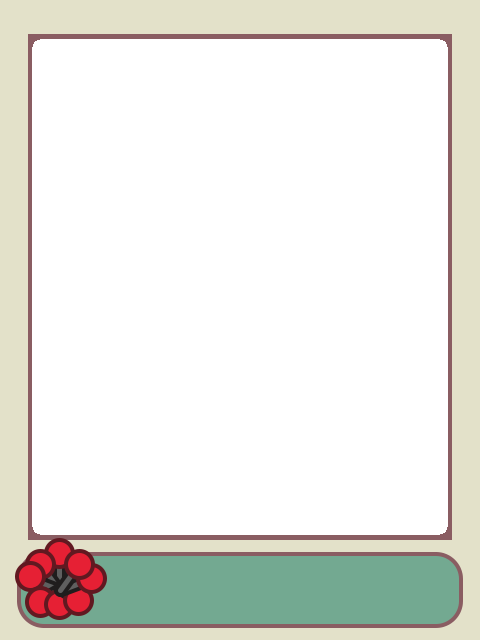
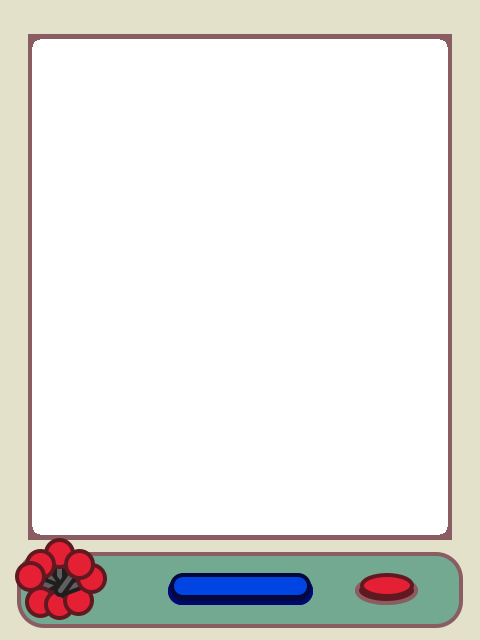
The second 480x640 image is a revision of the first. Changes to its layers:
added group "Buttons" with 4 layers above "Joystick" over [left=168, top=573, right=418, bottom=605]
added layer "BlueButtonUp" in group "Buttons" over [left=168, top=573, right=313, bottom=605]
added layer "BlueButtonDown" in group "Buttons" over [left=168, top=577, right=313, bottom=605]
added layer "RedButtonUp" in group "Buttons" over [left=355, top=573, right=418, bottom=605]
added layer "RedButtonDown" in group "Buttons" over [left=355, top=576, right=418, bottom=605]
